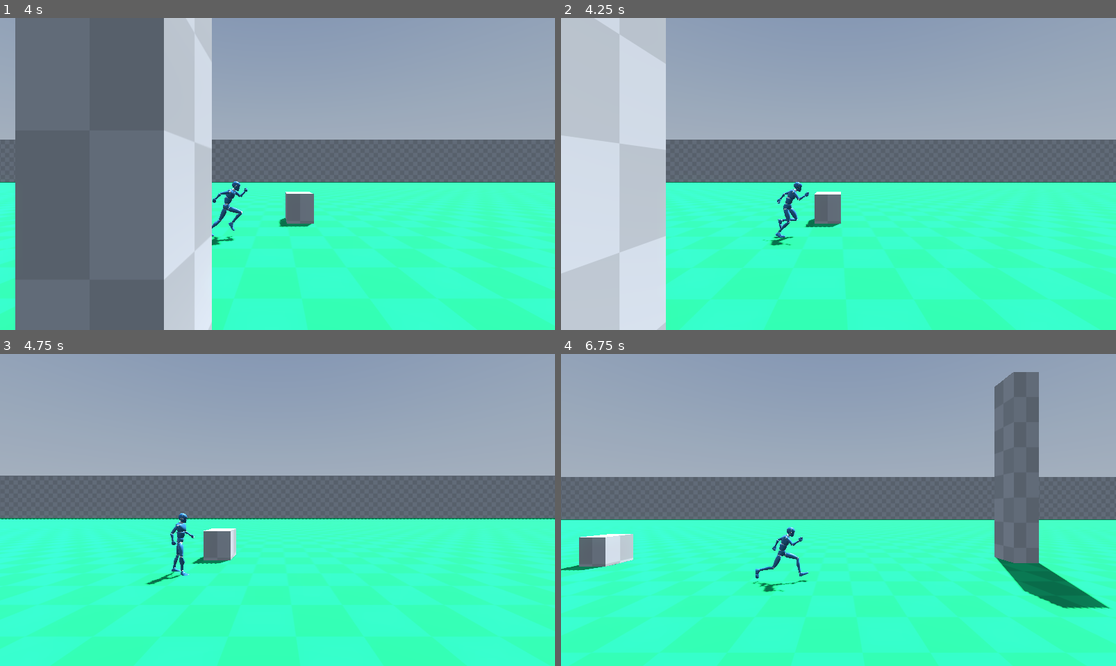
Above: before the commit, frames 1-4 (two rows, left to right).
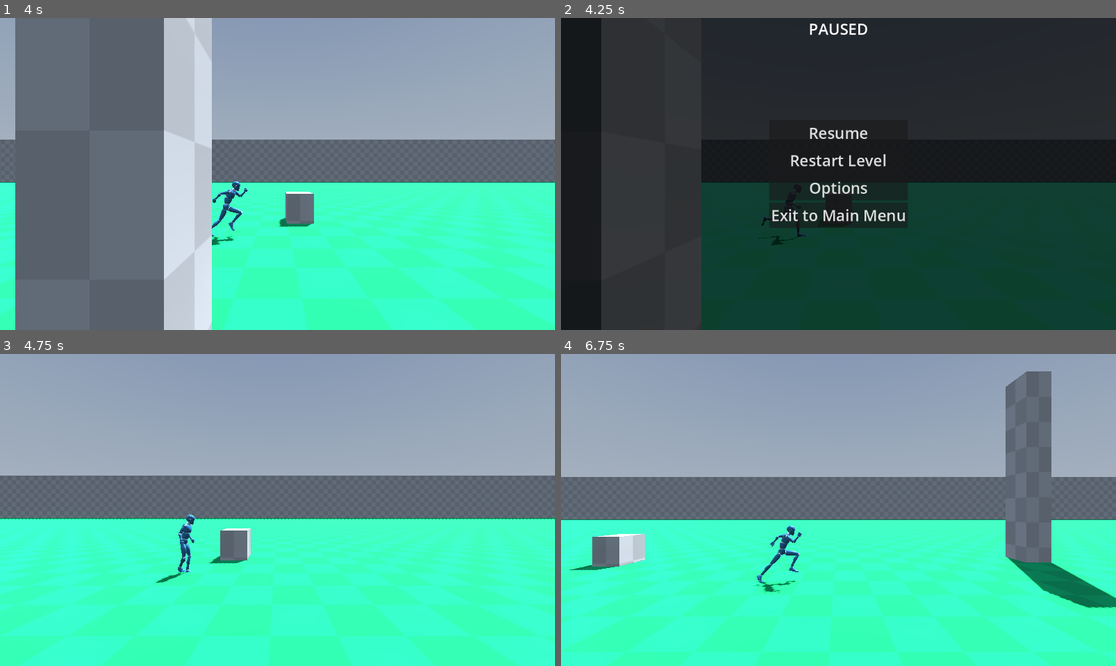
Above: after the commit, the same moments.

Repository: KoB-Kirito/nsfw-minijam-6
Game: Godot game, scene res://game/main.tscn
Two runs of this game, one before a commit and one after it. Both use one fixed random seed, a clock stepped at 60 frames per second and the inputs below. A sky picture missing from this copy of the repository is replaced by a grey-blue gradient.
Inputs (mouse positions are in pixels of both pictures, inside the frame that each line leads up to):
- Up to frame 1 (4 s): move the mouse to (305, 174) at 0.52 s; hold D (forward) from 0.53 s (still down); move the mouse to (249, 174) at 1.27 s; move the mouse to (288, 167) at 2.02 s; move the mouse to (271, 180) at 2.77 s; move the mouse to (316, 177) at 3.52 s
- Up to frame 2 (4.25 s): keep holding D (forward); tap Escape (pause, bound only after the commit) at 4.15 s
- Up to frame 3 (4.75 s): release D (forward) at 4.25 s; click (277, 469) at 4.25 s, where only the run after the commit has a clickable "Resume"
- Up to frame 4 (6.75 s): move the mouse to (794, 506) at 5.02 s; hold D (forward) from 5.03 s (still down); move the mouse to (844, 510) at 5.77 s; move the mouse to (816, 503) at 6.52 s

Frame 1 is identical in both runs. In frame 2, 100% of the frame differs, in the area x 0-100%, y 0-100%; in frame 3, 2.7%; in frame 4, 4.6%.
Error in both runs: Invalid assignment of property or key 'global_position' with value of type 'Vector3' on a base object of type 'null instance'. (res://game/player/player.gd:66)

Commit message:
add pause menu

Diff:
--- a/autoloads/pause_menu.gd
+++ b/autoloads/pause_menu.gd
@@ -1,4 +1,9 @@
 extends CanvasLayer
+
+
+@export_file("*.tscn") var main_menu: String
+@export var options_scene: PackedScene
+var options: Control
 
 
 ## Pause menu can't be opened if disabled
@@ -20,28 +25,6 @@
 func _ready() -> void:
 	hide()
 
-	music_bus = AudioServer.get_bus_index("Music")
-	sounds_bus = AudioServer.get_bus_index("Sounds")
-	voices_bus = AudioServer.get_bus_index("Voices")
-
-	#%MusicSlider.value = AudioServer.get_bus_volume_db(music_bus)
-	#%SoundsSlider.value = AudioServer.get_bus_volume_db(sounds_bus)
-	#%VoicesSlider.value = AudioServer.get_bus_volume_db(voices_bus)
-
-	#%FullscreenCheckBox.button_pressed = DisplayServer.window_get_mode() == DisplayServer.WINDOW_MODE_FULLSCREEN
-
-
-func _on_music_slider_value_changed(value: float) -> void:
-	AudioServer.set_bus_volume_db(music_bus, value)
-
-
-func _on_sounds_slider_value_changed(value: float) -> void:
-	AudioServer.set_bus_volume_db(sounds_bus, value)
-
-
-func _on_voices_slider_value_changed(value: float) -> void:
-	AudioServer.set_bus_volume_db(voices_bus, value)
-
 
 func _unhandled_input(event: InputEvent) -> void:
 	if not enabled and not visible:
@@ -55,11 +38,13 @@
 		toggle()
 		return
 
+	# controller support
 	if visible and not event is InputEventMouse and event.is_pressed():
-		if not %MusicSlider.has_focus() and \
-				not %SoundsSlider.has_focus() and \
-				not %VoicesSlider.has_focus():
-			%MusicSlider.grab_focus()
+		if not %ResumeButton.has_focus() and \
+				not %RestartButton.has_focus() and \
+				not %OptionsButton.has_focus() and \
+				not %ExitButton.has_focus():
+			%ResumeButton.grab_focus()
 
 
 func toggle() -> void:
@@ -67,14 +52,11 @@
 	get_tree().paused = visible
 
 	if visible:
-		#Input.mouse_mode = Input.MOUSE_MODE_VISIBLE
+		Input.mouse_mode = Input.MOUSE_MODE_VISIBLE
 		Events.game_paused.emit()
 
 	else:
-		#Input.mouse_mode = Input.MOUSE_MODE_CAPTURED
-		%snd_music.stop()
-		%snd_sounds.stop()
-		%snd_voices.stop()
+		Input.mouse_mode = Input.MOUSE_MODE_CAPTURED
 		Events.game_unpaused.emit()
 
 
@@ -101,12 +83,26 @@
 		toggle()
 
 
-func _on_fullscreen_check_box_toggled(toggled_on: bool) -> void:
-	if toggled_on:
-		DisplayServer.window_set_mode(DisplayServer.WINDOW_MODE_FULLSCREEN)
-	else:
-		DisplayServer.window_set_mode(DisplayServer.WINDOW_MODE_WINDOWED)
+func _on_resume_button_pressed() -> void:
+	toggle()
 
 
-func _on_button_pressed() -> void:
+func _on_restart_button_pressed() -> void:
 	toggle()
+	get_tree().reload_current_scene()
+
+
+func _on_options_button_pressed() -> void:
+	if not options:
+		options = options_scene.instantiate()
+		add_child(options)
+
+	options.show()
+
+
+func _on_exit_button_pressed() -> void:
+	#TEST
+	get_tree().quit()
+
+	#TODO: Quit to main menu?
+	#get_tree().change_scene_to_file(main_menu)
--- a/autoloads/pause_menu.tscn
+++ b/autoloads/pause_menu.tscn
@@ -1,12 +1,15 @@
-[gd_scene load_steps=3 format=3 uid="uid://bdw233li11voo"]
+[gd_scene load_steps=4 format=3 uid="uid://bdw233li11voo"]
 
 [ext_resource type="Script" path="res://autoloads/pause_menu.gd" id="1_ma3iv"]
+[ext_resource type="PackedScene" uid="uid://csligmwblw82j" path="res://menu/options_menu/options_menu.tscn" id="2_5pl4g"]
 [ext_resource type="Theme" uid="uid://c46na1j7c1bq" path="res://menu/theme.tres" id="2_k7txe"]
 
 [node name="PauseMenuLayer" type="CanvasLayer"]
 process_mode = 3
 layer = 128
 script = ExtResource("1_ma3iv")
+main_menu = "res://menu/main_menu/main_menu.tscn"
+options_scene = ExtResource("2_5pl4g")
 
 [node name="Fade" type="ColorRect" parent="."]
 unique_name_in_owner = true
@@ -45,19 +48,27 @@
 grow_vertical = 2
 
 [node name="ResumeButton" type="Button" parent="Fade/VBoxContainer"]
+unique_name_in_owner = true
 layout_mode = 2
 text = "Resume"
 
 [node name="RestartButton" type="Button" parent="Fade/VBoxContainer"]
+unique_name_in_owner = true
 layout_mode = 2
 text = "Restart Level"
 
 [node name="OptionsButton" type="Button" parent="Fade/VBoxContainer"]
+unique_name_in_owner = true
 layout_mode = 2
 text = "Options"
 
 [node name="ExitButton" type="Button" parent="Fade/VBoxContainer"]
+unique_name_in_owner = true
 layout_mode = 2
 text = "Exit to Main Menu"
 
 [connection signal="gui_input" from="Fade" to="." method="_on_fade_gui_input"]
+[connection signal="pressed" from="Fade/VBoxContainer/ResumeButton" to="." method="_on_resume_button_pressed"]
+[connection signal="pressed" from="Fade/VBoxContainer/RestartButton" to="." method="_on_restart_button_pressed"]
+[connection signal="pressed" from="Fade/VBoxContainer/OptionsButton" to="." method="_on_options_button_pressed"]
+[connection signal="pressed" from="Fade/VBoxContainer/ExitButton" to="." method="_on_exit_button_pressed"]
--- a/game/main.gd
+++ b/game/main.gd
@@ -18,5 +18,6 @@
 	Input.set_mouse_mode(Input.MOUSE_MODE_CAPTURED)
 
 	# Start playing ambience track
-	#TODO: Music
-	#SoundManager.play_music(_ambSound, 1.0, "Music")
+	Bgm.fade_to(_ambSound, 0.0, 0.0)
+
+	PauseMenu.enabled = true
--- a/menu/main_menu/main_menu.gd
+++ b/menu/main_menu/main_menu.gd
@@ -25,9 +25,8 @@
 	SceneTransition.change_scene(transition_options)
 
 
-
 func _on_options_button_pressed() -> void:
-	pass # Replace with function body.
+	%OptionsMenu.show()
 
 
 func _on_exit_button_pressed() -> void:
--- a/menu/main_menu/main_menu.tscn
+++ b/menu/main_menu/main_menu.tscn
@@ -1,7 +1,8 @@
-[gd_scene load_steps=3 format=3 uid="uid://dn4dashthsf4l"]
+[gd_scene load_steps=4 format=3 uid="uid://dn4dashthsf4l"]
 
 [ext_resource type="Theme" uid="uid://c46na1j7c1bq" path="res://menu/theme.tres" id="1_xjn03"]
 [ext_resource type="Script" path="res://menu/main_menu/main_menu.gd" id="2_opjhm"]
+[ext_resource type="PackedScene" uid="uid://csligmwblw82j" path="res://menu/options_menu/options_menu.tscn" id="3_d7lqq"]
 
 [node name="MainMenu" type="Control"]
 layout_mode = 3
@@ -12,6 +13,7 @@
 grow_vertical = 2
 theme = ExtResource("1_xjn03")
 script = ExtResource("2_opjhm")
+start_scene = "res://game/main.tscn"
 
 [node name="VBoxContainer" type="VBoxContainer" parent="."]
 layout_mode = 1
@@ -39,6 +41,11 @@
 layout_mode = 2
 text = "Exit"
 
+[node name="OptionsMenu" parent="." instance=ExtResource("3_d7lqq")]
+unique_name_in_owner = true
+visible = false
+layout_mode = 1
+
 [connection signal="pressed" from="VBoxContainer/StartButton" to="." method="_on_start_button_pressed"]
 [connection signal="pressed" from="VBoxContainer/OptionsButton" to="." method="_on_options_button_pressed"]
 [connection signal="pressed" from="VBoxContainer/ExitButton" to="." method="_on_exit_button_pressed"]
--- a/menu/options_menu/options_menu.gd
+++ b/menu/options_menu/options_menu.gd
@@ -1 +1,5 @@
 extends Control
+
+
+func _on_close_button_pressed() -> void:
+	hide()
--- a/menu/options_menu/options_menu.tscn
+++ b/menu/options_menu/options_menu.tscn
@@ -17,14 +17,13 @@
 script = ExtResource("2_rkcsq")
 
 [node name="BackgroundFade" type="ColorRect" parent="."]
-visible = false
 layout_mode = 1
 anchors_preset = 15
 anchor_right = 1.0
 anchor_bottom = 1.0
 grow_horizontal = 2
 grow_vertical = 2
-color = Color(0, 0, 0, 0.501961)
+color = Color(1, 1, 1, 0.752941)
 
 [node name="MarginContainer" type="MarginContainer" parent="."]
 layout_mode = 1
@@ -119,11 +118,12 @@
 unique_name_in_owner = true
 layout_mode = 2
 
-[node name="Button" type="Button" parent="MarginContainer/VBoxContainer"]
+[node name="CloseButton" type="Button" parent="MarginContainer/VBoxContainer"]
 custom_minimum_size = Vector2(300, 0)
 layout_mode = 2
 size_flags_horizontal = 8
-text = "Exit"
+text = "Close"
 
 [connection signal="item_selected" from="MarginContainer/VBoxContainer/TabContainer/Video/MarginContainer/GridContainer/WindowModeOptionButton" to="MarginContainer/VBoxContainer/TabContainer/Video" method="_on_window_mode_option_button_item_selected"]
 [connection signal="item_selected" from="MarginContainer/VBoxContainer/TabContainer/Video/MarginContainer/GridContainer/ResolutionOptionButton" to="MarginContainer/VBoxContainer/TabContainer/Video" method="_on_resolution_option_button_item_selected"]
+[connection signal="pressed" from="MarginContainer/VBoxContainer/CloseButton" to="." method="_on_close_button_pressed"]
--- a/menu/options_menu/volume_option.gd
+++ b/menu/options_menu/volume_option.gd
@@ -1,6 +1,8 @@
 class_name VolumeOption
 extends HBoxContainer
 
+
+@export var demo_sound: AudioStream
 
 @onready var bus_index: int = 0:
 	set(value):
@@ -9,10 +11,25 @@
 		%VolumeSlider.value = db_to_percent(AudioServer.get_bus_volume_db(bus_index))
 
 
+func _ready() -> void:
+	if not demo_sound:
+		push_warning("No demo sound set for " + AudioServer.get_bus_name(bus_index))
+		return
+
+	%snd_demo.stream = demo_sound
+
+
 func _on_volume_slider_value_changed(value: float) -> void:
 	AudioServer.set_bus_volume_db(bus_index, percent_to_db(value))
 
 	%PercentLabel.text = str(value) + "%"
+
+
+func _on_volume_slider_drag_started() -> void:
+	%snd_demo.play()
+
+func _on_volume_slider_focus_exited() -> void:
+	%snd_demo.stop()
 
 
 func percent_to_db(percent: float) -> float:
--- a/menu/options_menu/volume_option.tscn
+++ b/menu/options_menu/volume_option.tscn
@@ -27,5 +27,11 @@
 horizontal_alignment = 2
 clip_text = true
 
+[node name="snd_demo" type="AudioStreamPlayer" parent="."]
+unique_name_in_owner = true
+
 [connection signal="drag_ended" from="VolumeSlider" to="." method="_on_volume_slider_drag_ended"]
+[connection signal="drag_started" from="VolumeSlider" to="." method="_on_volume_slider_drag_started"]
+[connection signal="focus_entered" from="VolumeSlider" to="." method="_on_volume_slider_drag_started"]
+[connection signal="focus_exited" from="VolumeSlider" to="." method="_on_volume_slider_focus_exited"]
 [connection signal="value_changed" from="VolumeSlider" to="." method="_on_volume_slider_value_changed"]
--- a/project.godot
+++ b/project.godot
@@ -67,6 +67,12 @@
 "events": [Object(InputEventKey,"resource_local_to_scene":false,"resource_name":"","device":0,"window_id":0,"alt_presse …(188 unchanged characters)…
 ]
 }
+pause={
+"deadzone": 0.5,
+"events": [Object(InputEventKey,"resource_local_to_scene":false,"resource_name":"","device":-1,"window_id":0,"alt_pressed":false,"shift_pressed":false,"ctrl_pressed":false,"meta_pressed":false,"pressed":false,"keycode":0,"physical_keycode":4194305,"key_label":0,"unicode":0,"location":0,"echo":false,"script":null)
+, Object(InputEventKey,"resource_local_to_scene":false,"resource_name":"","device":-1,"window_id":0,"alt_pressed":false,"shift_pressed":false,"ctrl_pressed":false,"meta_pressed":false,"pressed":false,"keycode":0,"physical_keycode":80,"key_label":0,"unicode":112,"location":0,"echo":false,"script":null)
+]
+}
 
 [layer_names]
 
